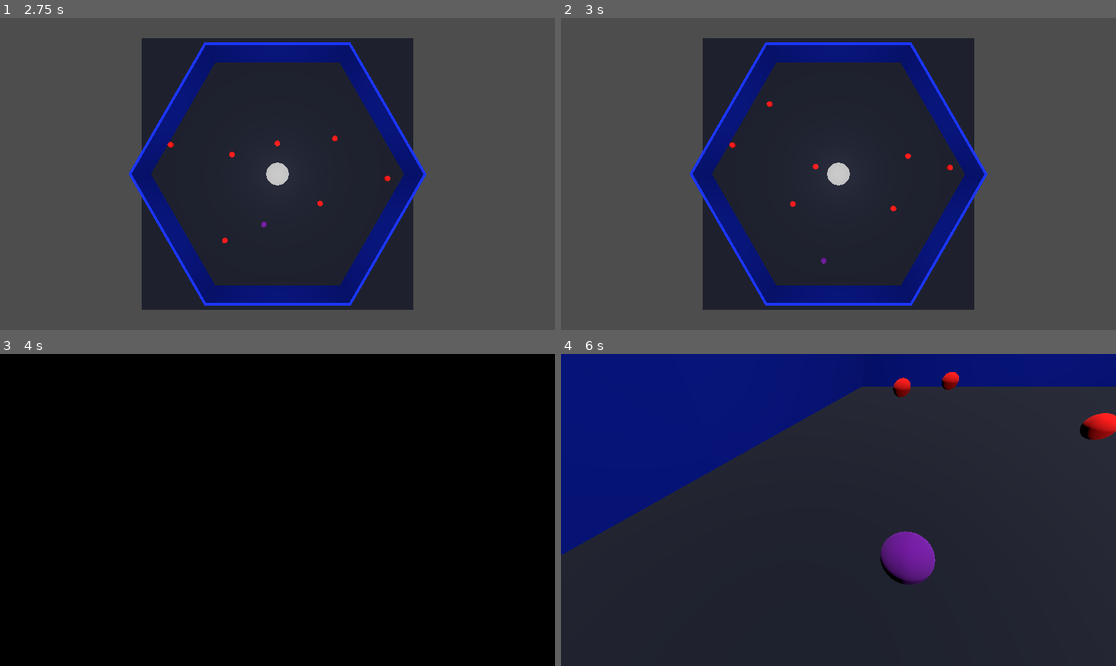
Above: before the commit, frames 1-4 (two rows, left to right).
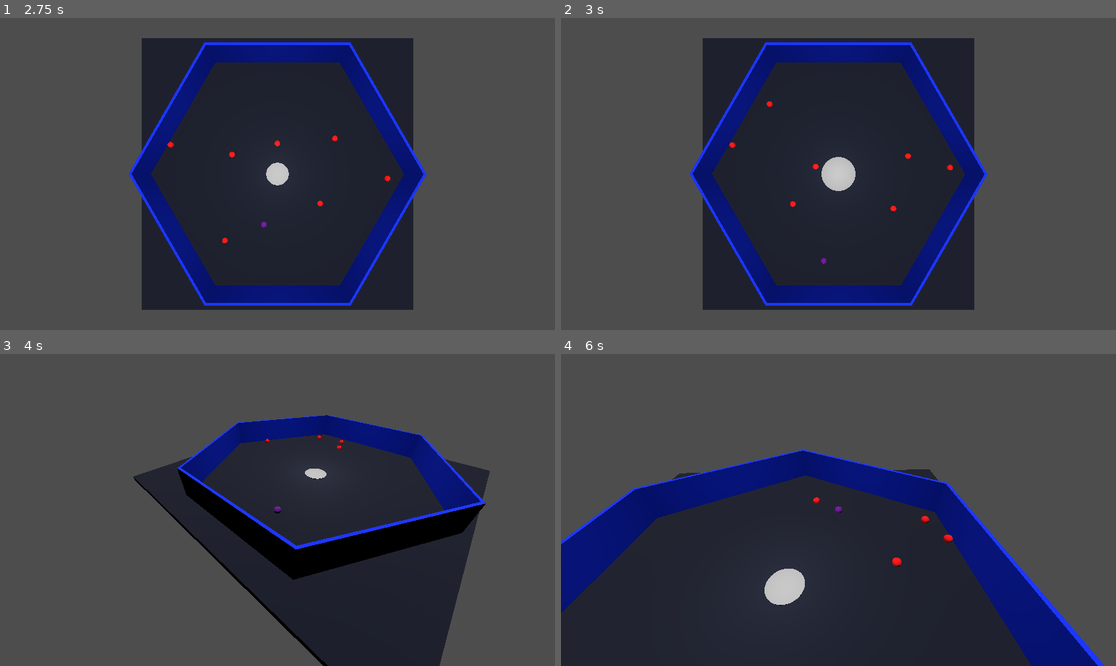
Above: after the commit, the same moments.

Repository: Shahriar-Kariman/ball_escape_game
Game: Godot game, scene res://main_menu.tscn
Same seed, same stepped clock (60 frames per second), same inputs: the game is played once before the commit and once after it.
Inputs:
- Up to frame 1 (2.75 s): click "Start Game" at 0.5 s; hold D (right) 1.28-2 s; tap 4 (orbit_cam) at 1.35 s; tap 3 (spring_cam) at 1.52 s; tap 9 (large, bound only after the commit) at 1.55 s; click "Start Game" at 2 s
- Up to frame 2 (3 s): hold S (down) from 2.78 s (still down); tap 9 (large, bound only after the commit) at 2.85 s
- Up to frame 3 (4 s): tap 3 (spring_cam) at 3.02 s; tap 0 (small, bound only after the commit) at 3.05, 3.6 s; release S (down) at 3.53 s; hold D (right) from 3.53 s (still down); tap 4 (orbit_cam) at 3.8 s
- Up to frame 4 (6 s): release D (right) at 4.28 s; hold W (up) 4.28-5.03 s; tap 5 (first_person_cam) at 4.35 s; tap 3 (spring_cam) at 4.52, 5.27 s; tap 9 (large, bound only after the commit) at 4.55 s; hold A (left) from 5.03 s (still down); tap 2 (follow_cam) at 5.1 s; tap 0 (small, bound only after the commit) at 5.3 s; tap 4 (orbit_cam) at 5.85 s

Frame 1 is identical in both runs. In frame 2, 0.3% of the frame differs, in the area x 46-54%, y 44-56%; in frame 3, 95%, in the area x 0-100%, y 0-100%; in frame 4, 63%.

Commit message:
finished

Diff:
--- a/camera_controller.gd
+++ b/camera_controller.gd
@@ -41,6 +41,8 @@
 		followCamera.make_current()
 	if Input.is_action_just_pressed("spring_cam"):
 		springCamera.make_current()
+	if Input.is_action_just_pressed("orbit_cam"):
+		orbitCamera.make_current()
 	if Input.is_action_just_pressed("first_person_cam"):
 		firstPersonCamera.make_current()
 	if Input.is_action_just_pressed("spline_cam"):
--- /dev/null
+++ b/exit_hole.gd
@@ -0,0 +1,13 @@
+extends MeshInstance3D
+
+# Called when the node enters the scene tree for the first time.
+func _ready():
+	pass # Replace with function body.
+
+# Called every frame. 'delta' is the elapsed time since the previous frame.
+func _process(_delta):
+	if Input.is_action_just_pressed("small"):
+		scale = Vector3(1.0,0.1,1.0)
+	if Input.is_action_just_pressed("large"):
+		scale.x *= 1.5
+		scale.z *= 1.5
--- a/exit_hole.tscn
+++ b/exit_hole.tscn
@@ -1,4 +1,6 @@
-[gd_scene load_steps=3 format=3 uid="uid://cpag2bbqmorqr"]
+[gd_scene load_steps=4 format=3 uid="uid://cpag2bbqmorqr"]
+
+[ext_resource type="Script" path="res://exit_hole.gd" id="1_x2air"]
 
 [sub_resource type="CylinderMesh" id="CylinderMesh_a8lw4"]
 
@@ -7,6 +9,7 @@
 [node name="exit_hole" type="MeshInstance3D"]
 transform = Transform3D(1, 0, 0, 0, 0.1, 0, 0, 0, 1, 0, -0.1, 0)
 mesh = SubResource("CylinderMesh_a8lw4")
+script = ExtResource("1_x2air")
 
 [node name="StaticBody3D" type="StaticBody3D" parent="." groups=["exit_hole"]]
 collision_layer = 16
--- a/project.godot
+++ b/project.godot
@@ -71,6 +71,16 @@
 "events": [Object(InputEventKey,"resource_local_to_scene":false,"resource_name":"","device":-1,"window_id":0,"alt_pressed":false,"shift_pressed":false,"ctrl_pressed":false,"meta_pressed":false,"pressed":false,"keycode":0,"physical_keycode":54,"key_label":0,"unicode":54,"echo":false,"script":null)
 ]
 }
+small={
+"deadzone": 0.5,
+"events": [Object(InputEventKey,"resource_local_to_scene":false,"resource_name":"","device":-1,"window_id":0,"alt_pressed":false,"shift_pressed":false,"ctrl_pressed":false,"meta_pressed":false,"pressed":false,"keycode":0,"physical_keycode":48,"key_label":0,"unicode":48,"echo":false,"script":null)
+]
+}
+large={
+"deadzone": 0.5,
+"events": [Object(InputEventKey,"resource_local_to_scene":false,"resource_name":"","device":-1,"window_id":0,"alt_pressed":false,"shift_pressed":false,"ctrl_pressed":false,"meta_pressed":false,"pressed":false,"keycode":0,"physical_keycode":57,"key_label":0,"unicode":57,"echo":false,"script":null)
+]
+}
 
 [layer_names]
 
